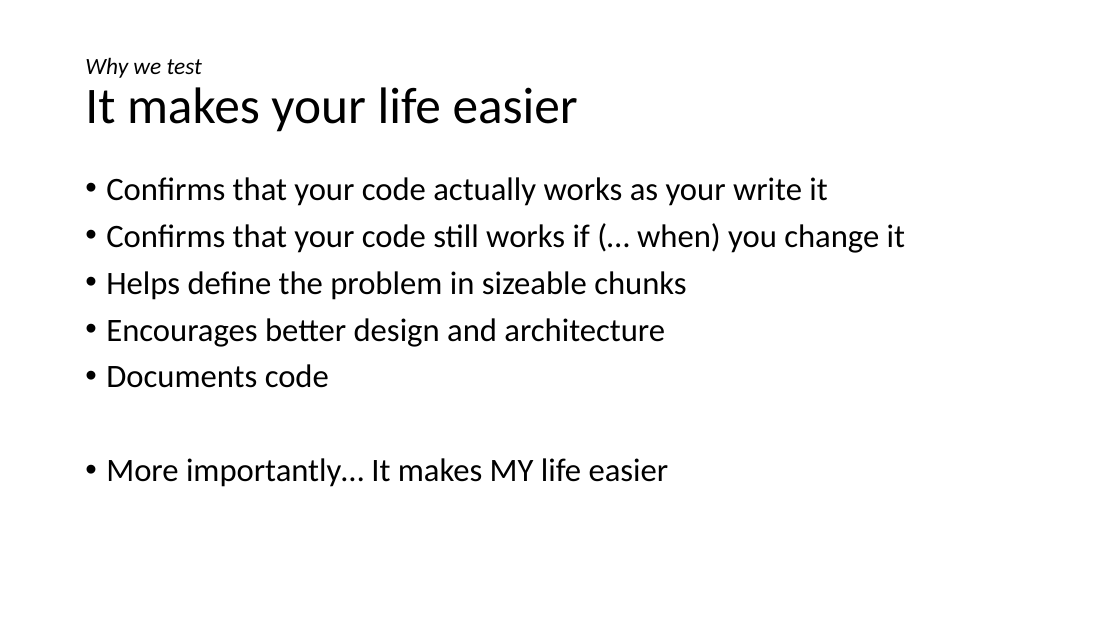
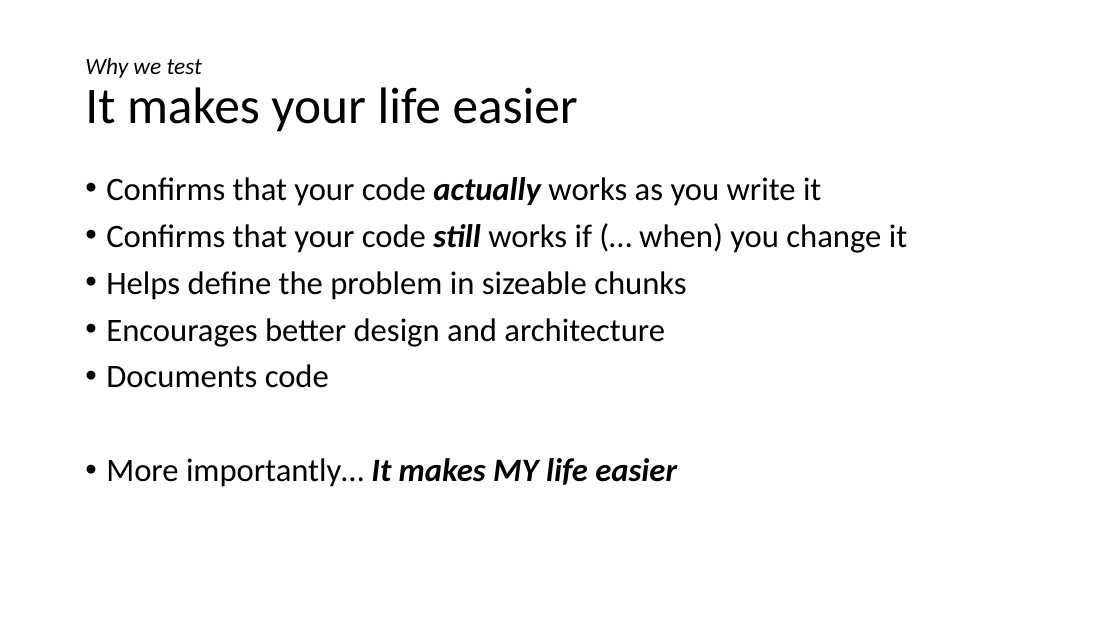
Before and after one commit to dnllowe/testing-presentation, a slide deck: slide 6 of testing-presentation.pptx (slide 5 before the commit). Drawn at 1120x630 pixels with LibreOffice and Linux fonts; fonts in the diff are those of the drawing. Boxes give left, top, right and bottom in pixels: in the first picture for what was removed or moved away, otherwise in the second. Text is boxed around its words. In the diff, an @@ line names an element or a change of style, - is before the commit and + after.

```diff
--- a/testing-presentation.pptx
+++ b/testing-presentation.pptx
@@ text at [106,177,821,206]: text changed @@
-• Confirms that your code actually works as your write it
+• Confirms that your code actually works as you write it
@@ text at [106,223,907,487]: bold on, italic on in "still", "It makes MY life easier" @@
```
Also in this commit, not shown: 6 other slides changed, 8 slides added, 6 other files.
